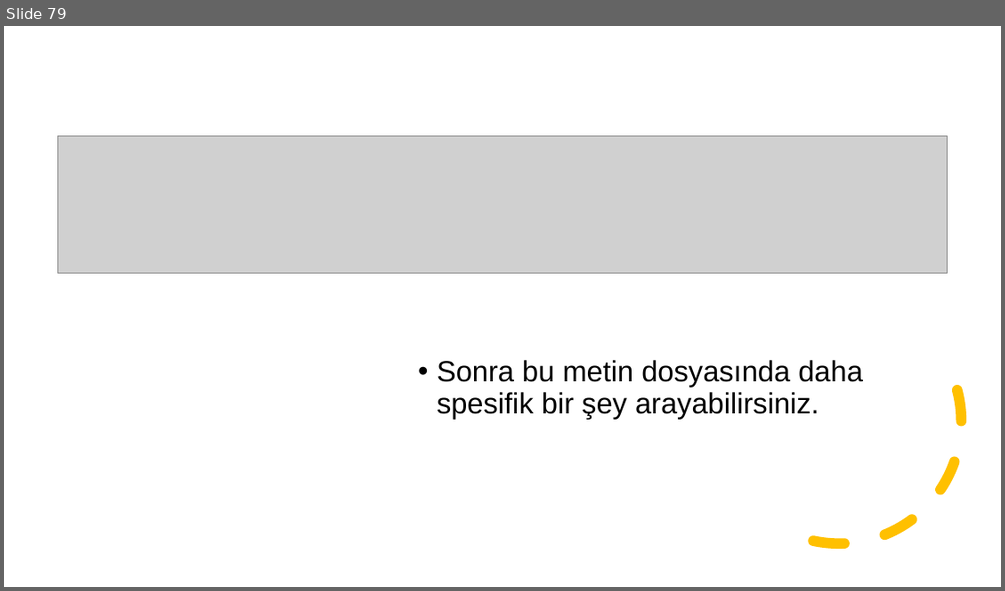
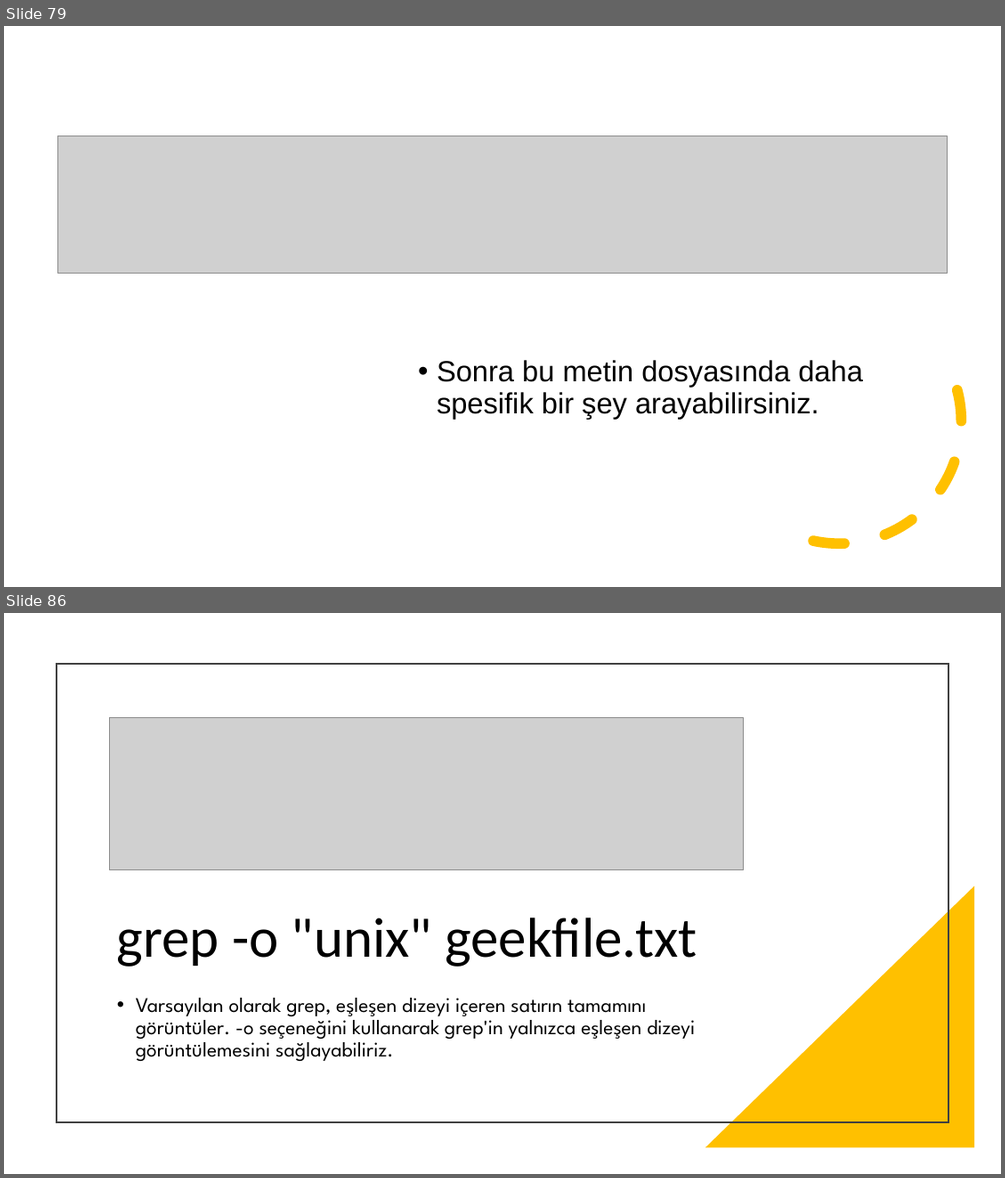
Before and after one commit to cahityusuf/LinuxCourse, a slide deck: LinuxKursu.pptx. Shown one above the other, each under a label of ours: slide 79 before the commit, slides 79 and 86 after it; the slides between them are not shown. The pictures are 1005x591 and 1005x1178 pixels, drawn with LibreOffice and Linux fonts; fonts in the diff are those of the drawing; grey boxes stand for pictures. Boxes give left, top, right and bottom in pixels: in the first picture for what was removed or moved away, otherwise in the second. Text is boxed around its words. In the diff, an @@ line names an element or a change of style, - is before the commit and + after.

Commit message:
grep detayları eklendi

```diff
--- a/LinuxKursu.pptx
+++ b/LinuxKursu.pptx
@@ slide 86 added at (4, 613, 1001, 1174), background #FFFFFF @@
@@ rectangle added at (57, 664, 948, 1122), outline #404040 1.5 pt @@
@@ picture added at (109, 718, 743, 869) @@
@@ right triangle added at (705, 886, 975, 1148), fill #FFC000 @@
@@ title added at (117, 917, 696, 966), 54 pt, text #000000 @@
+grep -o "unix" geekfile.txt
@@ text added at (136, 997, 695, 1061), 20 pt, text #000000 @@
+• Varsayılan olarak grep, eşleşen dizeyi içeren satırın tamamını görüntüler. -o seçeneğini kullanarak grep'in yalnızca eşleşen dizeyi görüntülemesini sağlayabiliriz.
```
Also in this commit, not shown: 10 other slides added, 1 slide removed.
